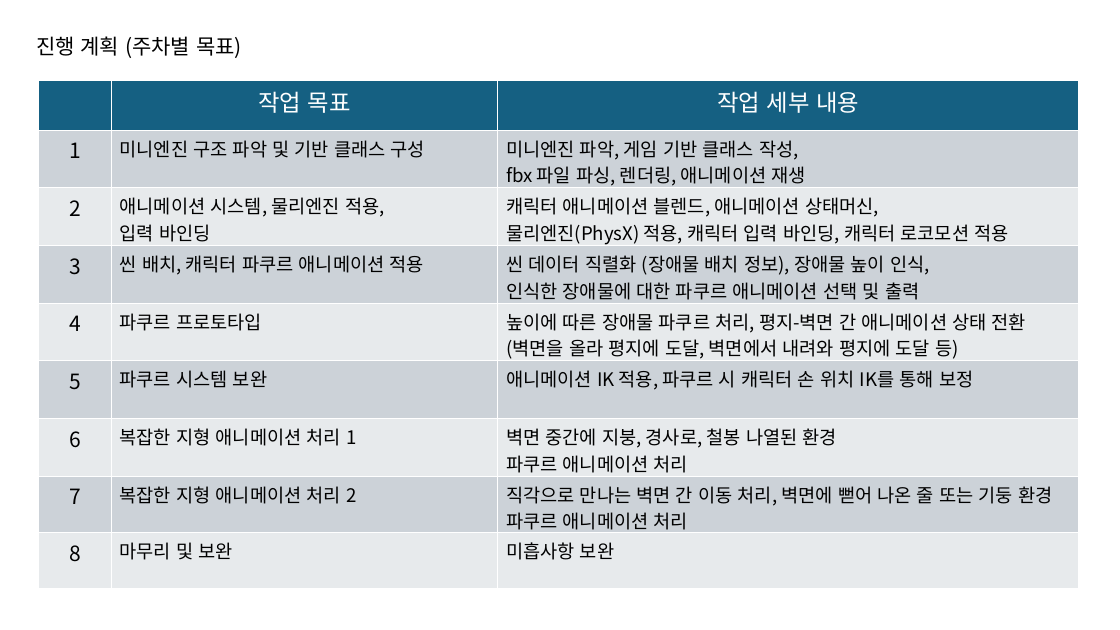
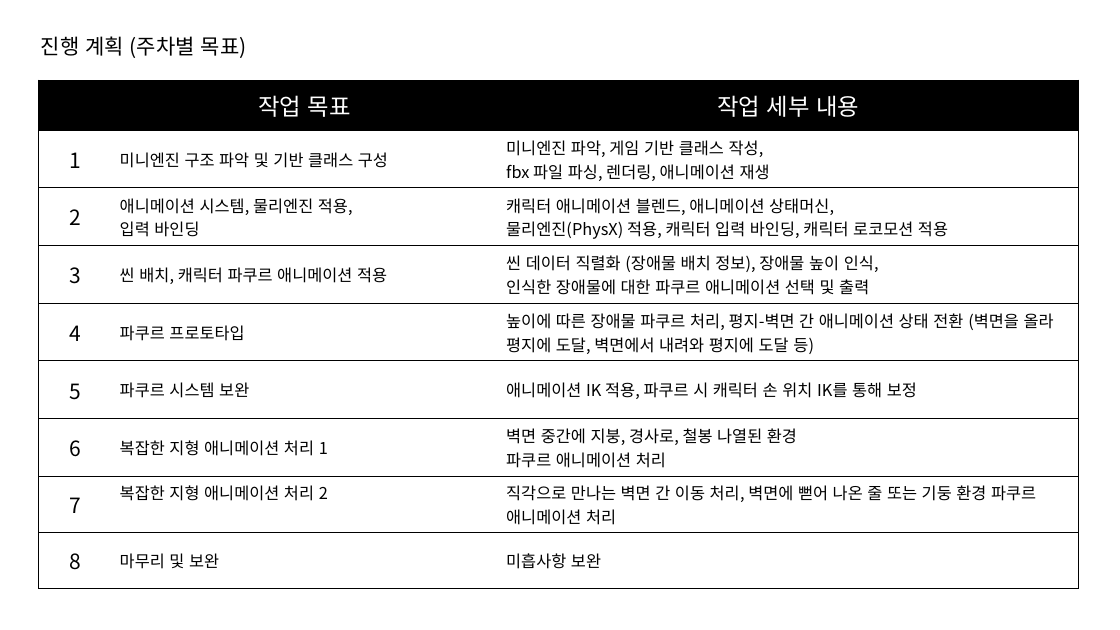
Before and after one commit to jhk0701/PA26-Character-Animation-Parkour, a slide deck: slide 4 of PPT/template/주차별 발표.pptx. Drawn at 1120x630 pixels with LibreOffice and Linux fonts; fonts in the diff are those of the drawing. Boxes give left, top, right and bottom in pixels: in the first picture for what was removed or moved away, otherwise in the second. Text is boxed around its words. In the diff, an @@ line names an element or a change of style, - is before the commit and + after.

```diff
--- a/PPT/template/주차별 발표.pptx
+++ b/PPT/template/주차별 발표.pptx
@@ text "진행 계획 (주차별 목표)": place and size @@
-text "진행 계획 (주차별 목표)" at (36, 36, 242, 58)
+text "진행 계획 (주차별 목표)" at (41, 36, 247, 58)
@@ table at (39, 80, 1079, 589) @@
@@ fill #156082 to none in row 1 @@
@@ fill #CCD2D8 to none in 12 cells @@
@@ fill #E8EAED to none in 12 cells @@
@@ size 16 to 14 pt @@
@@ borders changed @@
```
Also in this commit, not shown: 1 other slide changed, 1 other file.
